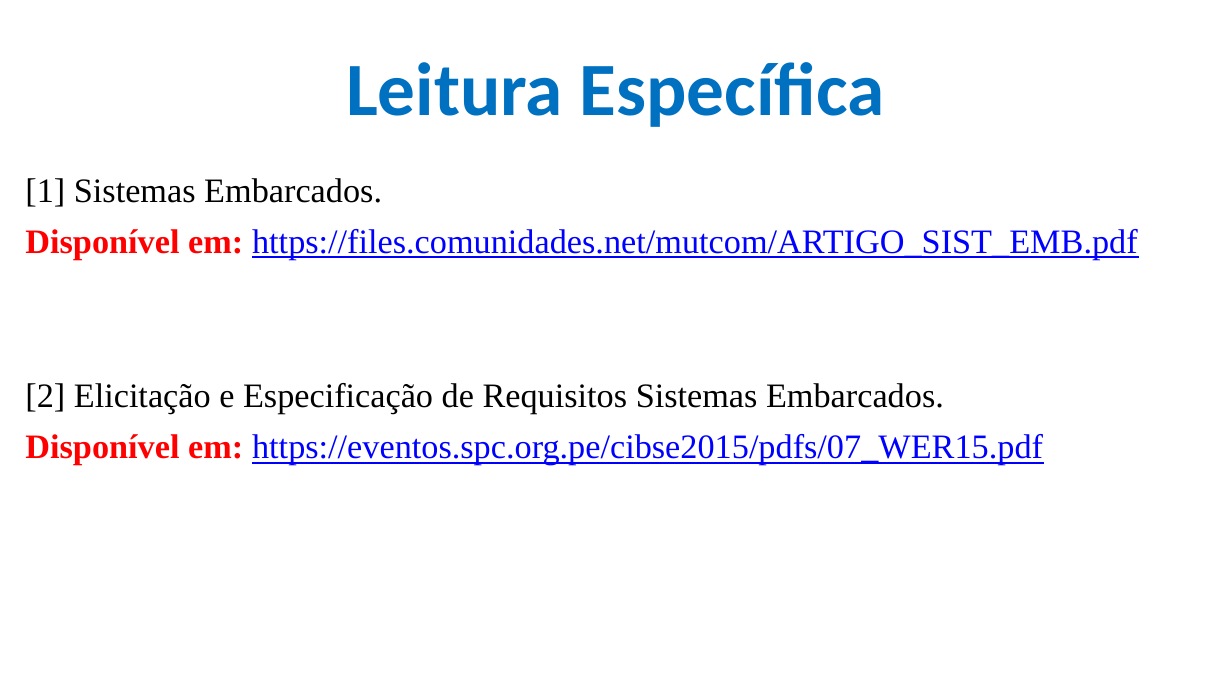
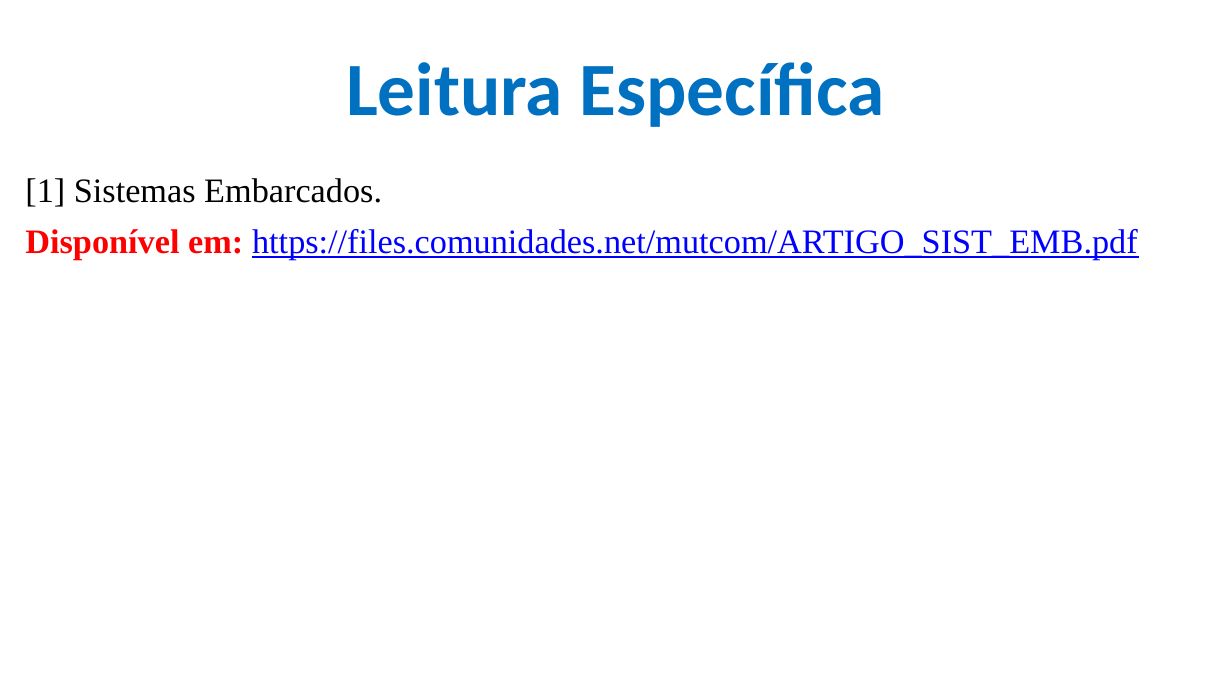
Before and after one commit to CloudEducationBrazil/WydenArea1ProgramacaoMicrocontroladores, a slide deck: slide 11 of 01 Classes/Aula 03.1 - Programação Microcontroladores - Arduino Tinkercad - Prática.pptx. Drawn at 1232x693 pixels with LibreOffice and Linux fonts; fonts in the diff are those of the drawing; background and template pictures are left out. Boxes give left, top, right and bottom in pixels: in the first picture for what was removed or moved away, otherwise in the second. Text is boxed around its words. In the diff, an @@ line names an element or a change of style, - is before the commit and + after.

```diff
--- a/01 Classes/Aula 03.1 - Programação Microcontroladores - Arduino Tinkercad - Prática.pptx
+++ b/01 Classes/Aula 03.1 - Programação Microcontroladores - Arduino Tinkercad - Prática.pptx
@@ text at box(25, 383, 1043, 465): paragraphs removed @@
-[2] Elicitação e Especificação de Requisitos Sistemas Embarcados.
-Disponível em: https://eventos.spc.org.pe/cibse2015/pdfs/07_WER15.pdf
```
Also in this commit, not shown: 1 other slide changed, 1 other file.
